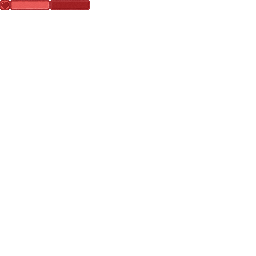
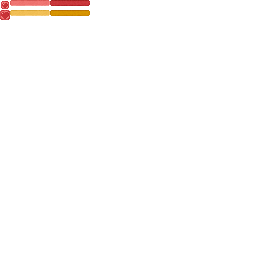
Comparing the layer stacks of the two 256 x 256 images. Changes:
added layer "生命槽 - 满 金" above "生命槽 - 空 金" over [50, 10, 90, 16]
added layer "生命槽 - 空 金" above "生命槽 - 满" over [10, 10, 50, 16]
painted on "生命槽 - 满" over [50, 0, 90, 10]
painted on "生命槽 - 空" over [10, 0, 50, 10]
painted on "生命" over [0, 0, 10, 20]
